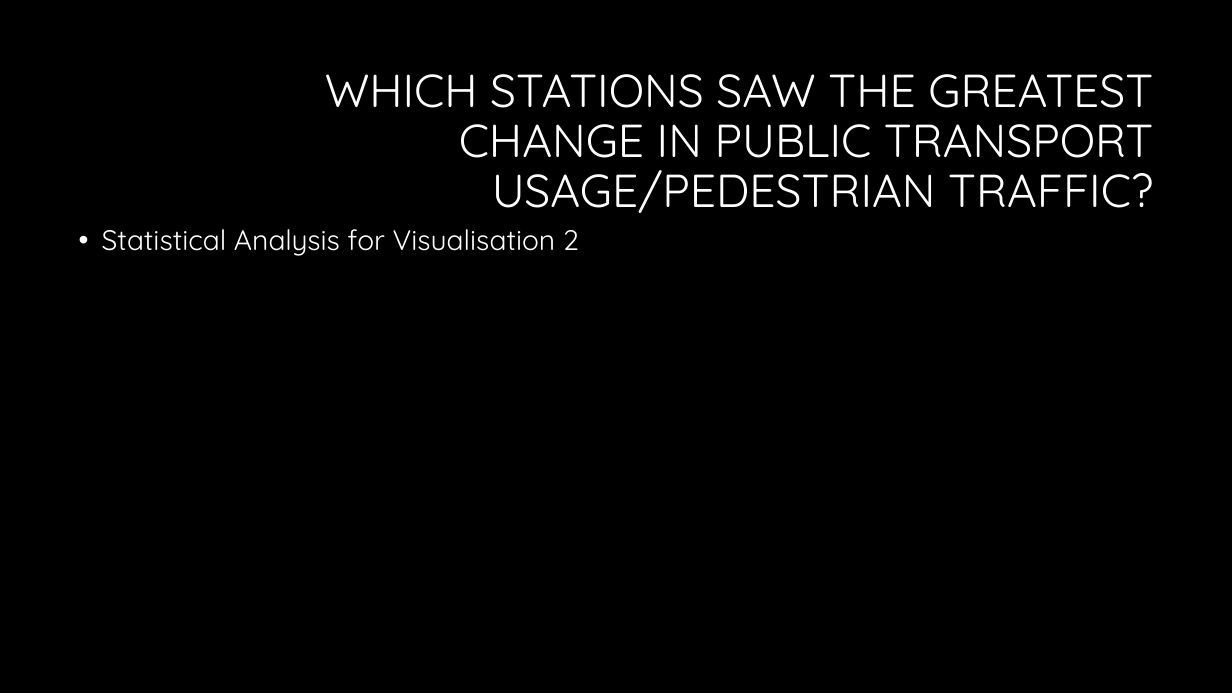
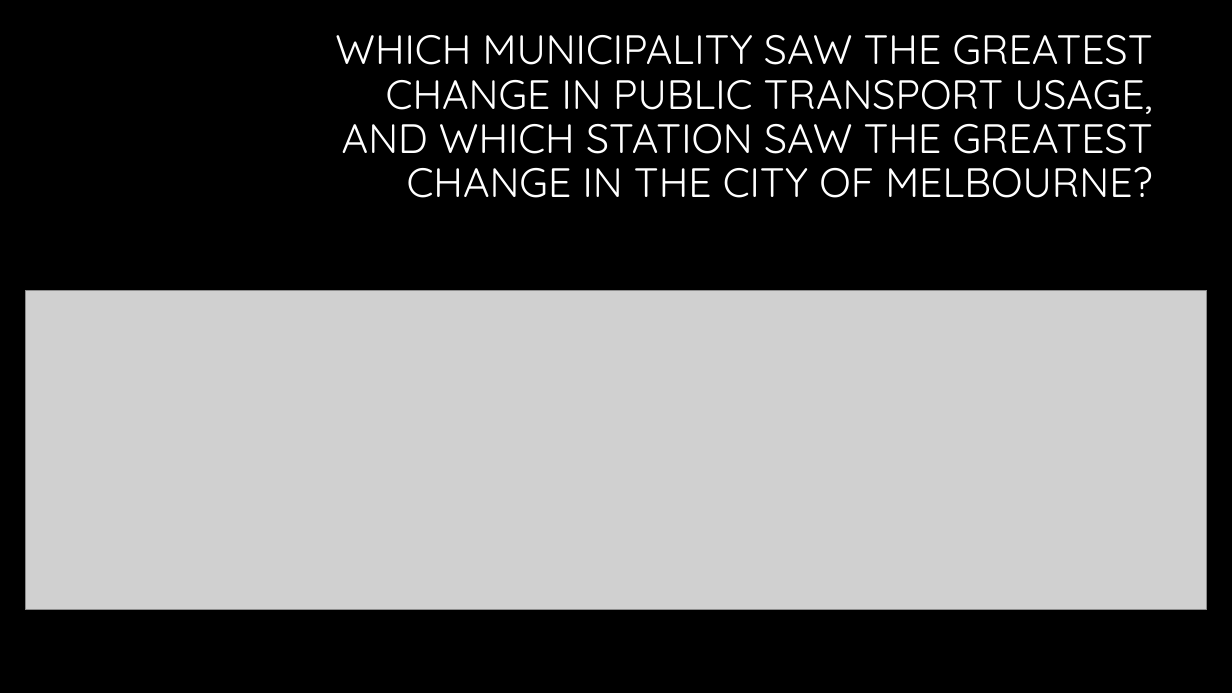
Before and after one commit to hendaman/project-1-challenge, a slide deck: slide 23 of Presentation/Exploring Mobility Patterns in Metropolitan Melbourne Presentation.pptx (slide 10 before the commit). Drawn at 1232x693 pixels with LibreOffice and Linux fonts; fonts in the diff are those of the drawing; grey boxes stand for pictures; background and template pictures are left out. Boxes give left, top, right and bottom in pixels: in the first picture for what was removed or moved away, otherwise in the second. Text is boxed around its words. In the diff, an @@ line names an element or a change of style, - is before the commit and + after.

```diff
--- a/Presentation/Exploring Mobility Patterns in Metropolitan Melbourne Presentation.pptx
+++ b/Presentation/Exploring Mobility Patterns in Metropolitan Melbourne Presentation.pptx
@@ title at <box>335,35,1153,198</box>: text changed; size 36 to 32 pt @@
-WHICH STATIONS SAW THE GREATEST CHANGE IN PUBLIC TRANSPORT USAGE/PEDESTRIAN TRAFFIC?
+WHICH MUNICIPALITY SAW THE GREATEST CHANGE IN PUBLIC TRANSPORT USAGE, AND WHICH STATION SAW THE GREATEST CHANGE IN THE CITY OF MELBOURNE?
@@ text removed at <box>102,229,579,256</box> @@
-• Statistical Analysis for Visualisation 2
@@ picture added at <box>25,290,1207,610</box> @@
```
Also in this commit, not shown: 22 other slides changed, 11 slides added, 3 other files.
